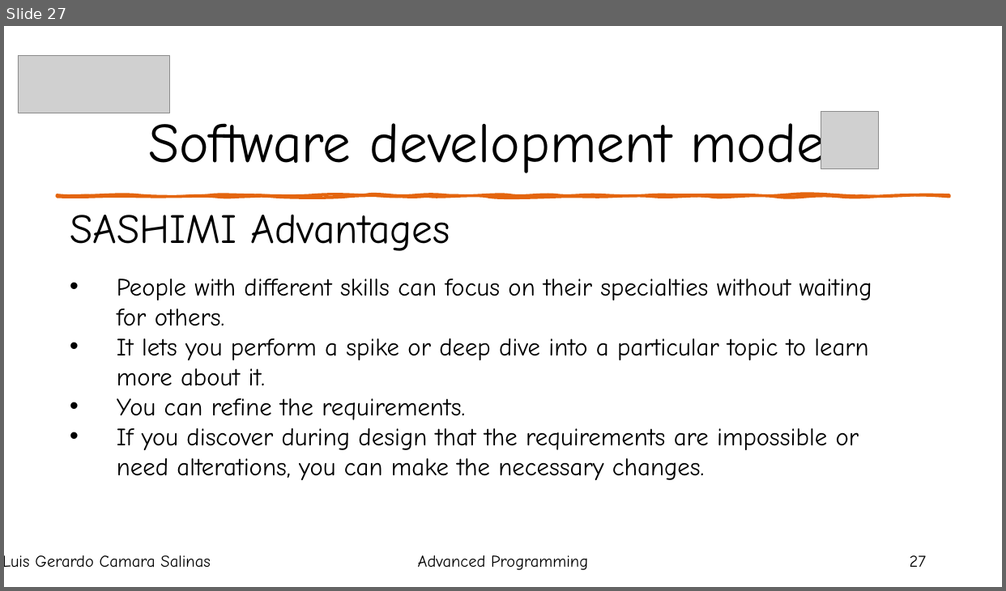
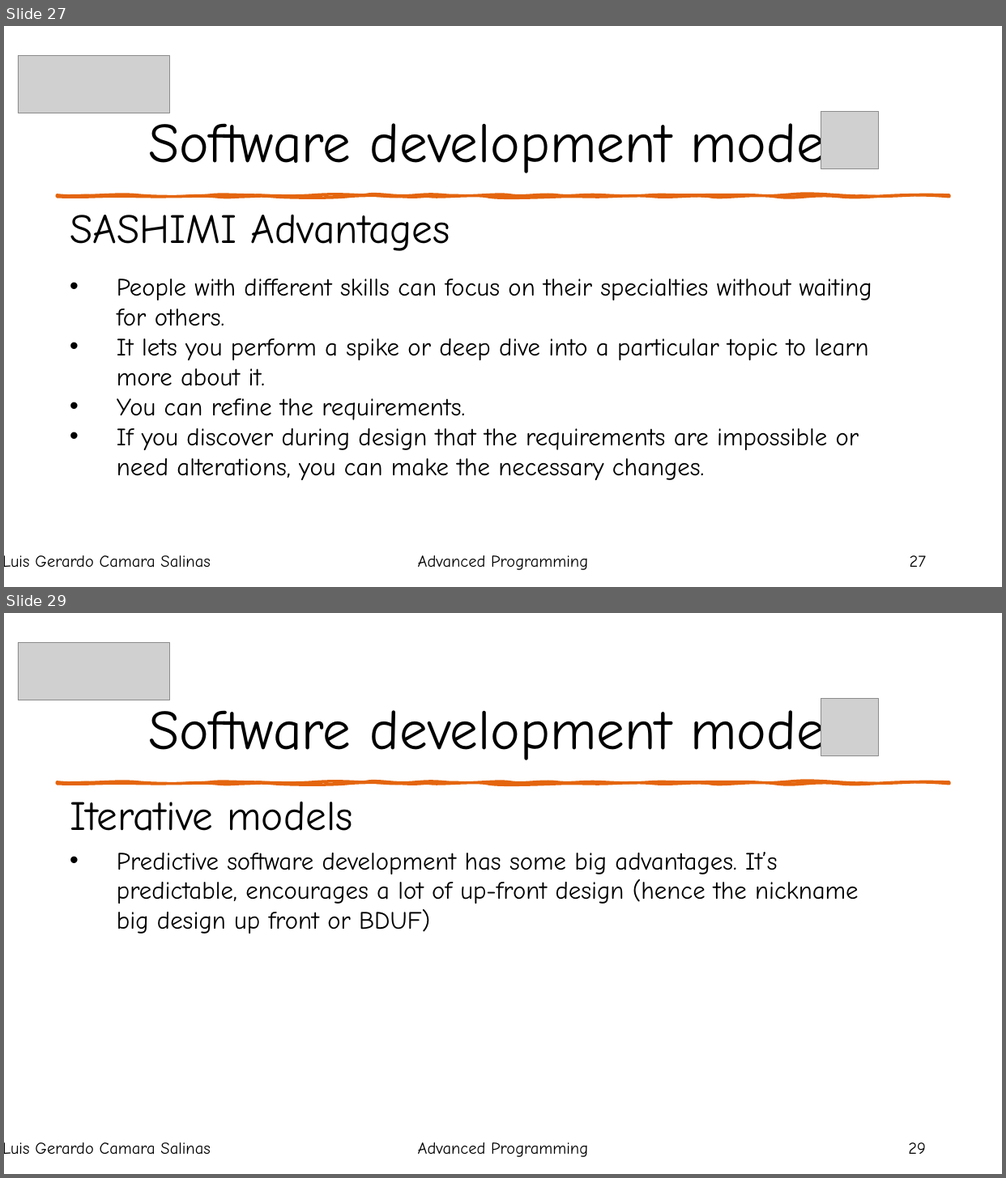
Before and after one commit to LuisGerar321/AdvancedProgramming, a slide deck: Unit1/Course.pptx. Shown one above the other, each under a label of ours: slide 27 before the commit, slides 27 and 29 after it; the slides between them are not shown. The pictures are 1006x591 and 1006x1178 pixels, drawn with LibreOffice and Linux fonts; fonts in the diff are those of the drawing; grey boxes stand for pictures. Boxes give left, top, right and bottom in pixels: in the first picture for what was removed or moved away, otherwise in the second. Text is boxed around its words. In the diff, an @@ line names an element or a change of style, - is before the commit and + after.

```diff
--- a/Unit1/Course.pptx
+++ b/Unit1/Course.pptx
@@ slide 29 added at box(4, 613, 1002, 1174), background #FFFFFF; not listed: 1 template element that a slide beside it also shows @@
@@ picture added at box(19, 643, 170, 700) @@
@@ title added at box(148, 701, 860, 760), 54 pt, text #000000 @@
+Software development models
@@ picture added at box(821, 699, 879, 756) @@
@@ text added at box(70, 802, 353, 831), 40 pt, text #000000 @@
+Iterative models
@@ text added at box(117, 852, 859, 934), 24 pt, text #000000 @@
+• Predictive software development has some big advantages. It’s predictable, encourages a lot of up-front design (hence the nickname big design up front or BDUF)
@@ text added at box(4, 1143, 210, 1155), 16 pt, text #000000 @@
+Luis Gerardo Camara Salinas
@@ text added at box(418, 1143, 588, 1157), 16 pt, text #000000 @@
+Advanced Programming
@@ page number added at box(908, 1143, 926, 1154), 16 pt, text #000000 @@
+29
```
Also in this commit, not shown: 15 other slides added, 1 slide removed, 7 other files.
